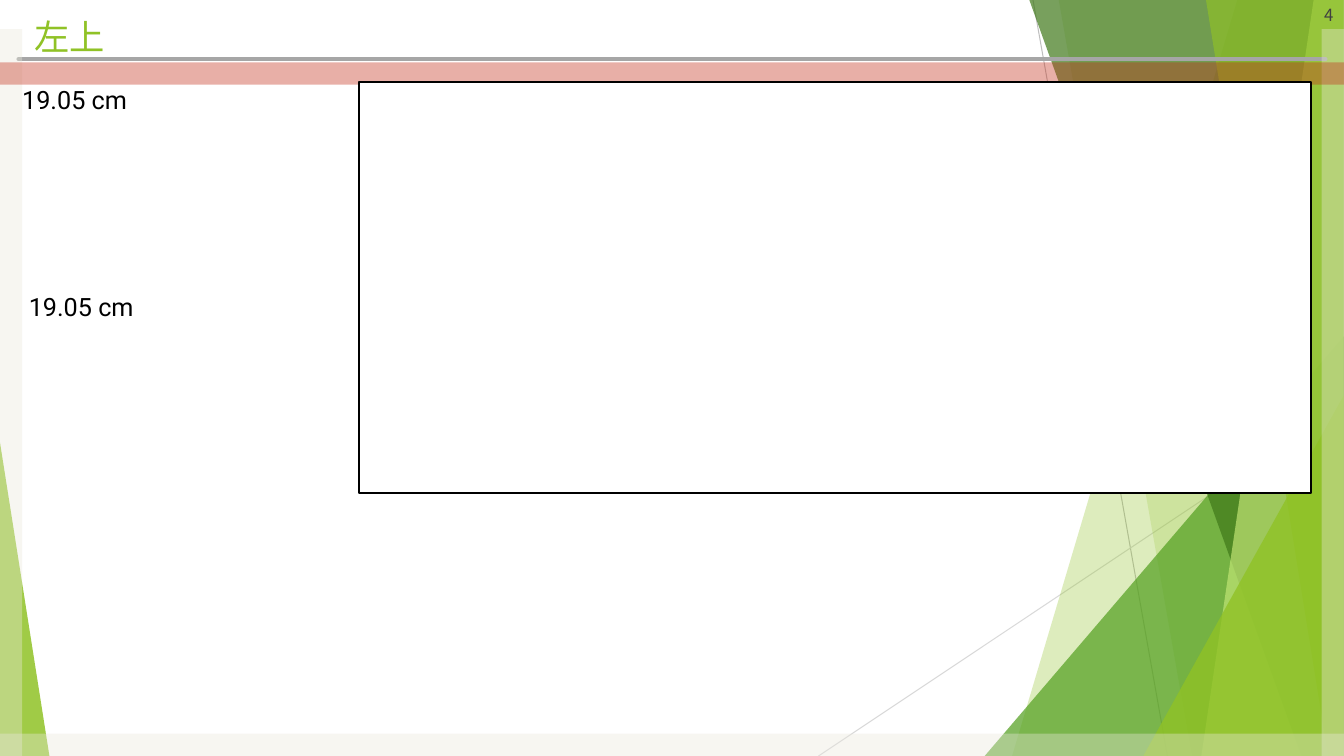
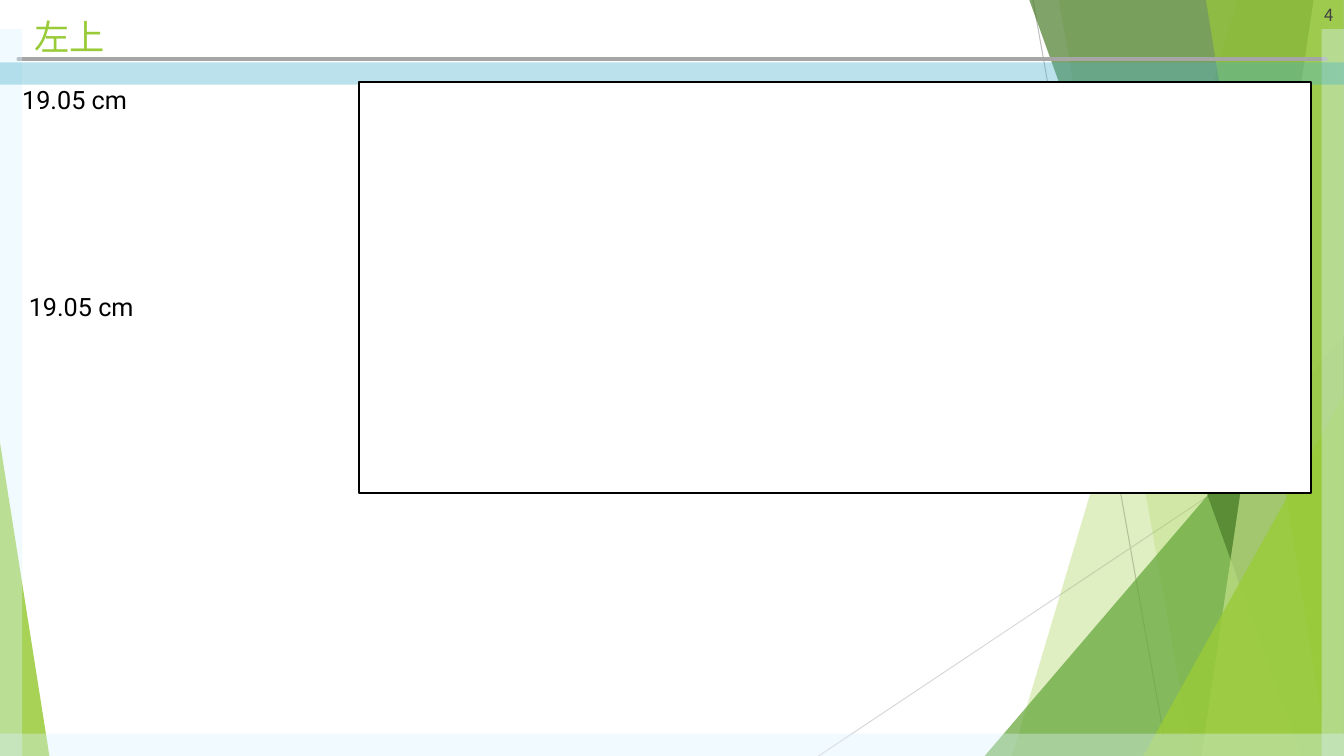
Before and after one commit to hitsuji-ga-u/pawapo, a slide deck: slide 4 of slide/customUI_debug.pptm. Drawn at 1344x756 pixels with LibreOffice and Linux fonts; fonts in the diff are those of the drawing. Boxes give left, top, right and bottom in pixels: in the first picture for what was removed or moved away, otherwise in the second. Text is boxed around its words. In the diff, an @@ line names an element or a change of style, - is before the commit and + after.

```diff
--- a/slide/customUI_debug.pptm
+++ b/slide/customUI_debug.pptm
@@ title "左上" at <box>34,20,105,59</box>: text colour #90C226 to #99CB38 @@
@@ freeform shape at <box>1012,0,1344,756</box>: fill #90C226 at 30% opacity to #99CB38 at 30% opacity @@
@@ freeform shape at <box>1029,0,1344,756</box>: fill #3F7819 at 70% opacity to #4A7C29 at 70% opacity @@
@@ freeform shape at <box>1059,0,1344,756</box>: fill #90C226 at 20% opacity to #99CB38 at 20% opacity @@
@@ freeform shape at <box>1202,0,1344,756</box>: fill #C0E474 at 70% opacity to #C2E088 at 70% opacity @@
@@ freeform shape at <box>1206,0,1344,756</box>: fill #90C226 at 65% opacity to #99CB38 at 65% opacity @@
@@ rectangle at <box>0,63,1344,85</box>: fill #C42F1A at 38% opacity to #4EB3CF at 38% opacity @@
@@ triangle at <box>985,336,1344,756</box>: fill #54A021 at 72% opacity to #63A537 at 72% opacity @@
@@ triangle at <box>1143,396,1344,756</box>: fill #90C226 at 80% opacity to #99CB38 at 80% opacity @@
@@ triangle at <box>0,443,49,756</box>: fill #90C226 at 85% opacity to #99CB38 at 85% opacity @@
@@ fill #EAE8DC at 38% opacity to #DCF3FE at 38% opacity in 3 elements at <box>0,29,22,756</box>, <box>1322,29,1344,756</box>, <box>0,734,1344,756</box> @@
```
Also in this commit, not shown: 14 other slides changed, 7 slides added, 3 slides removed, 6 other files.
